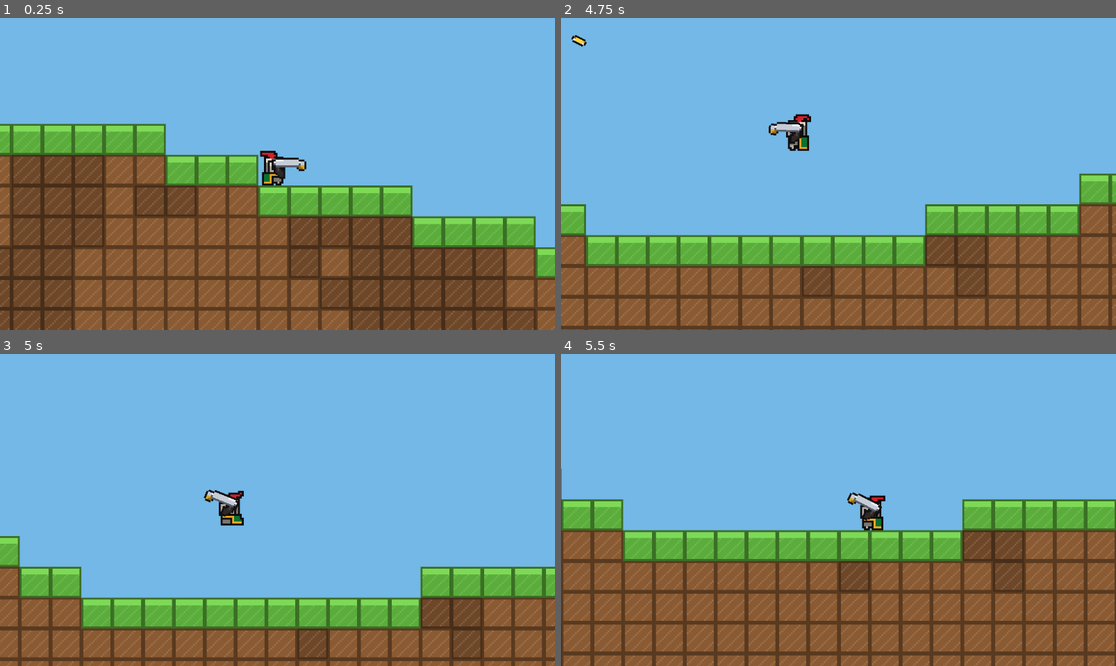
Above: before the commit, frames 1-4 (two rows, left to right).
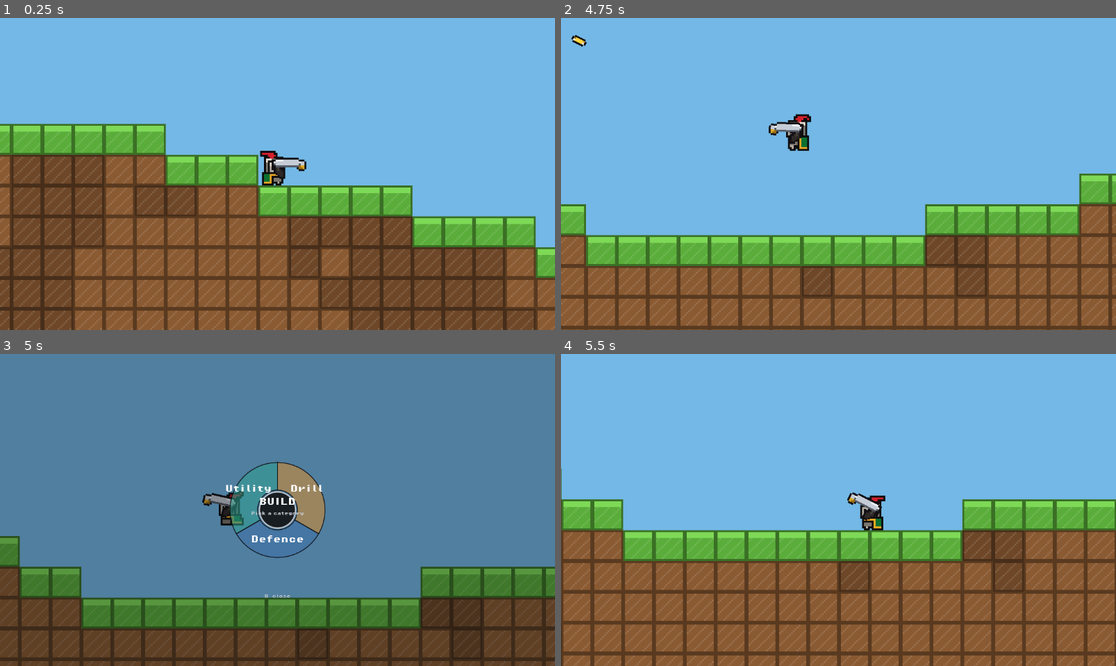
Above: after the commit, the same moments.

Repository: idylpicklei/Mikes-Well-Driller
Game: Godot game, scene res://Scenes/game.tscn
The game is run twice, just before and just after one commit, with the same random seed, the same clock (stepped at 60 frames per second) and the same inputs.
Inputs (mouse positions are in pixels of both pictures, inside the frame that each line leads up to):
- Up to frame 1 (0.25 s): no input
- Up to frame 2 (4.75 s): tap Enter (ui_accept) at 0.5, 0.77, 1.52, 3.02, 3.77, 4.52 s; move the mouse to (960, 158) at 0.52 s; hold Right (ui_right) 0.53-2.03 s; click (960, 158) at 0.6 s; move the mouse to (727, 189) at 1.27 s; click (727, 189) at 1.35 s; move the mouse to (894, 105) at 2.02 s; hold Left (ui_left) 2.03-2.78 s; click (894, 105) at 2.1 s; move the mouse to (810, 236) at 2.77 s; hold Right (ui_right) 2.78-4.28 s; click (810, 236) at 2.85 s; move the mouse to (1005, 220) at 3.52 s; click (1005, 220) at 3.6 s; tap Escape (ui_cancel) at 4.15 s; move the mouse to (672, 127) at 4.27 s; hold Left (ui_left) from 4.28 s (still down); click (672, 127) at 4.35 s
- Up to frame 3 (5 s): keep holding Left (ui_left); tap B (build_menu, bound only after the commit) at 4.9 s
- Up to frame 4 (5.5 s): move the mouse to (866, 510) at 5.02 s; release Left (ui_left) at 5.03 s; hold Right (ui_right) from 5.03 s (still down); click (866, 510) at 5.1 s

Frames 1-2 are identical in both runs. In frame 3, 99% of the frame differs, in the area x 0-100%, y 0-100%; in frame 4, nothing differs.

Commit message:
Add build menu

Diff:
--- /dev/null
+++ b/Scenes/build_menu.tscn
@@ -0,0 +1,16 @@
+[gd_scene load_steps=2 format=3 uid="uid://bbuildwheelmenu01"]
+
+[ext_resource type="Script" path="res://Scripts/build_menu.gd" id="1_menu"]
+
+[node name="BuildMenuLayer" type="CanvasLayer"]
+layer = 20
+
+[node name="BuildMenu" type="Control" parent="."]
+layout_mode = 3
+anchors_preset = 15
+anchor_right = 1.0
+anchor_bottom = 1.0
+grow_horizontal = 2
+grow_vertical = 2
+mouse_filter = 2
+script = ExtResource("1_menu")
--- a/Scenes/game.tscn
+++ b/Scenes/game.tscn
@@ -1,7 +1,8 @@
-[gd_scene load_steps=5 format=3 uid="uid://datr1s5cwlqma"]
+[gd_scene load_steps=6 format=3 uid="uid://datr1s5cwlqma"]
 
 [ext_resource type="PackedScene" uid="uid://chn4gyaisr31t" path="res://Scenes/player.tscn" id="1_7u14b"]
 [ext_resource type="Script" path="res://Scripts/terrain_generator.gd" id="2_terrain"]
+[ext_resource type="PackedScene" uid="uid://bbuildwheelmenu01" path="res://Scenes/build_menu.tscn" id="3_build"]
 [ext_resource type="Script" path="res://Scripts/killzone.gd" id="4_killzone"]
 
 [sub_resource type="RectangleShape2D" id="RectangleShape2D_killzone"]
@@ -27,3 +28,5 @@
 
 [node name="CollisionShape2D" type="CollisionShape2D" parent="Killzone"]
 shape = SubResource("RectangleShape2D_killzone")
+
+[node name="BuildMenuLayer" parent="." instance=ExtResource("3_build")]
--- /dev/null
+++ b/Scripts/build_catalog.gd
@@ -0,0 +1,34 @@
+class_name BuildCatalog
+extends RefCounted
+
+## Categories and items for the build wheel. Append here to add more later.
+static func default_categories() -> Array[Dictionary]:
+	return [
+		{
+			"id": &"drill",
+			"label": "Drill",
+			"color": Color("d98a2b"),
+			"items": [
+				{"id": &"basic_drill", "label": "Basic Drill"},
+				{"id": &"heavy_drill", "label": "Heavy Drill"},
+			],
+		},
+		{
+			"id": &"defence",
+			"label": "Defence",
+			"color": Color("3d6ea8"),
+			"items": [
+				{"id": &"wall", "label": "Wall"},
+				{"id": &"turret", "label": "Turret"},
+			],
+		},
+		{
+			"id": &"utility",
+			"label": "Utility",
+			"color": Color("2f9e8f"),
+			"items": [
+				{"id": &"platform", "label": "Platform"},
+				{"id": &"light", "label": "Light"},
+			],
+		},
+	]
--- /dev/null
+++ b/Scripts/build_menu.gd
@@ -0,0 +1,284 @@
+class_name BuildMenu
+extends Control
+
+signal category_chosen(category_id: StringName)
+signal item_chosen(category_id: StringName, item_id: StringName)
+
+static var is_open := false
+
+const HUB_RADIUS := 56.0
+const CATEGORY_INNER := 62.0
+const CATEGORY_OUTER := 148.0
+const ITEM_INNER := 156.0
+const ITEM_OUTER := 222.0
+const SLICE_STEPS := 18
+const FONT_PATH := "res://Assets/fonts/PixelOperator8-Bold.ttf"
+
+var categories: Array[Dictionary] = []
+var selected_category: StringName = &""
+var selected_item: StringName = &""
+
+var _font: Font
+var _hovered_category := -1
+var _hovered_item := -1
+var _open_t := 0.0
+
+
+func _ready() -> void:
+	set_anchors_preset(Control.PRESET_FULL_RECT)
+	mouse_filter = Control.MOUSE_FILTER_IGNORE
+	_font = load(FONT_PATH)
+	if categories.is_empty():
+		categories = BuildCatalog.default_categories()
+	set_process(true)
+
+
+func add_category(id: StringName, label: String, color: Color, items: Array = []) -> void:
+	categories.append({
+		"id": id,
+		"label": label,
+		"color": color,
+		"items": items,
+	})
+	queue_redraw()
+
+
+func toggle() -> void:
+	_set_open(not is_open)
+
+
+func _set_open(open: bool) -> void:
+	BuildMenu.is_open = open
+	mouse_filter = Control.MOUSE_FILTER_STOP if open else Control.MOUSE_FILTER_IGNORE
+	if open:
+		_hovered_category = -1
+		_hovered_item = -1
+	queue_redraw()
+
+
+func _input(event: InputEvent) -> void:
+	if event.is_action_pressed("build_menu") and not event.is_echo():
+		toggle()
+		get_viewport().set_input_as_handled()
+		return
+	if not is_open:
+		return
+	if event.is_action_pressed("ui_cancel"):
+		_set_open(false)
+		get_viewport().set_input_as_handled()
+
+
+func _gui_input(event: InputEvent) -> void:
+	if not is_open:
+		return
+	if event is InputEventMouseButton and event.pressed and event.button_index == MOUSE_BUTTON_LEFT:
+		_on_click()
+		accept_event()
+
+
+func _process(delta: float) -> void:
+	var target := 1.0 if is_open else 0.0
+	var next := move_toward(_open_t, target, delta * 8.0)
+	if not is_equal_approx(next, _open_t):
+		_open_t = next
+		queue_redraw()
+	if is_open:
+		_update_hover()
+
+
+func _update_hover() -> void:
+	var old_cat := _hovered_category
+	var old_item := _hovered_item
+	_hovered_category = -1
+	_hovered_item = -1
+
+	var local := get_local_mouse_position() - _center()
+	var dist := local.length()
+	var n := categories.size()
+	if n == 0:
+		return
+
+	var slice := _slice_index(local.angle(), n)
+	if dist >= CATEGORY_INNER * _open_t and dist <= ITEM_OUTER * _open_t:
+		_hovered_category = slice
+		var items: Array = _items_of(categories[slice])
+		if dist >= ITEM_INNER * _open_t and not items.is_empty():
+			_hovered_item = _item_index(local.angle(), slice, items.size())
+
+	if _hovered_category != old_cat or _hovered_item != old_item:
+		queue_redraw()
+
+
+func _on_click() -> void:
+	if _hovered_item >= 0 and _hovered_category >= 0:
+		var category: Dictionary = categories[_hovered_category]
+		var items: Array = _items_of(category)
+		if _hovered_item < items.size():
+			selected_category = _id_of(category)
+			selected_item = _id_of(items[_hovered_item])
+			category_chosen.emit(selected_category)
+			item_chosen.emit(selected_category, selected_item)
+			_set_open(false)
+			return
+	if _hovered_category >= 0:
+		selected_category = _id_of(categories[_hovered_category])
+		category_chosen.emit(selected_category)
+		queue_redraw()
+		return
+	_set_open(false)
+
+
+func _draw() -> void:
+	if _open_t <= 0.01:
+		return
+
+	var center := _center()
+	var n := categories.size()
+	if n == 0:
+		return
+
+	var dim := Color(0.02, 0.03, 0.04, 0.48 * _open_t)
+	draw_rect(Rect2(Vector2.ZERO, size), dim)
+
+	var scale_t := _open_t
+	for i in n:
+		var start := _slice_start(i, n)
+		var stop := _slice_start(i + 1, n)
+		var color: Color = _color_of(categories[i])
+		var hovered: bool = i == _hovered_category
+		var chosen: bool = _id_of(categories[i]) == selected_category
+		var fill := color
+		fill.a = 0.82 if hovered else 0.55
+		if chosen:
+			fill = fill.lightened(0.12)
+		_draw_ring_slice(center, CATEGORY_INNER * scale_t, CATEGORY_OUTER * scale_t, start, stop, fill)
+
+		var show_items: bool = hovered or (_hovered_category < 0 and chosen)
+		var items: Array = _items_of(categories[i])
+		if show_items:
+			_draw_items(center, i, n, items, scale_t)
+
+		var mid := (start + stop) * 0.5
+		var label_pos := center + Vector2(cos(mid), sin(mid)) * ((CATEGORY_INNER + CATEGORY_OUTER) * 0.5 * scale_t)
+		_draw_label(label_pos, _label_of(categories[i]), 16, Color.WHITE)
+
+	draw_circle(center, HUB_RADIUS * scale_t, Color(0.08, 0.09, 0.1, 0.94))
+	draw_arc(center, HUB_RADIUS * scale_t, 0.0, TAU, 48, Color(0.9, 0.9, 0.92, 0.85), 2.0, true)
+
+	var hub_title := "BUILD"
+	var hub_sub := "Pick a category"
+	if _hovered_item >= 0 and _hovered_category >= 0:
+		var items: Array = _items_of(categories[_hovered_category])
+		if _hovered_item < items.size():
+			hub_title = _label_of(items[_hovered_item])
+			hub_sub = _label_of(categories[_hovered_category])
+	elif _hovered_category >= 0:
+		hub_title = _label_of(categories[_hovered_category])
+		hub_sub = "Choose an item"
+	elif selected_category != &"":
+		hub_title = _label_for(selected_category)
+		hub_sub = "Selected"
+
+	_draw_label(center + Vector2(0, -8), hub_title, 16, Color.WHITE)
+	_draw_label(center + Vector2(0, 12), hub_sub, 8, Color(0.8, 0.82, 0.85))
+	_draw_label(Vector2(size.x * 0.5, size.y * 0.5 + ITEM_OUTER * scale_t + 36.0), "B  close", 8, Color(0.75, 0.78, 0.8, 0.9))
+
+
+func _draw_items(center: Vector2, category_index: int, category_count: int, items: Array, scale_t: float) -> void:
+	if items.is_empty():
+		return
+	var cat_start := _slice_start(category_index, category_count)
+	var cat_span := TAU / float(category_count)
+	var count := items.size()
+	var pad := 0.08
+	for i in count:
+		var start := cat_start + cat_span * (float(i) / count) + pad * cat_span
+		var stop := cat_start + cat_span * (float(i + 1) / count) - pad * cat_span
+		var hovered: bool = category_index == _hovered_category and i == _hovered_item
+		var fill := Color(0.12, 0.13, 0.15, 0.88)
+		if hovered:
+			fill = _color_of(categories[category_index])
+			fill.a = 0.9
+		_draw_ring_slice(center, ITEM_INNER * scale_t, ITEM_OUTER * scale_t, start, stop, fill)
+		var mid := (start + stop) * 0.5
+		var pos := center + Vector2(cos(mid), sin(mid)) * ((ITEM_INNER + ITEM_OUTER) * 0.5 * scale_t)
+		_draw_label(pos, _label_of(items[i]), 8, Color.WHITE)
+
+
+func _draw_ring_slice(center: Vector2, inner_r: float, outer_r: float, start: float, stop: float, color: Color) -> void:
+	if stop <= start:
+		return
+	var points := PackedVector2Array()
+	for i in SLICE_STEPS + 1:
+		var a := lerpf(start, stop, float(i) / SLICE_STEPS)
+		points.append(center + Vector2(cos(a), sin(a)) * outer_r)
+	for i in SLICE_STEPS + 1:
+		var a := lerpf(stop, start, float(i) / SLICE_STEPS)
+		points.append(center + Vector2(cos(a), sin(a)) * inner_r)
+	draw_colored_polygon(points, color)
+	points.append(points[0])
+	draw_polyline(points, Color(0.05, 0.05, 0.06, 0.9), 1.5, true)
+
+
+func _draw_label(pos: Vector2, text: String, font_size: int, color: Color) -> void:
+	if _font == null:
+		return
+	var text_size := _font.get_string_size(text, HORIZONTAL_ALIGNMENT_LEFT, -1, font_size)
+	draw_string(_font, pos - text_size * 0.5 + Vector2(0, text_size.y * 0.35), text, HORIZONTAL_ALIGNMENT_LEFT, -1, font_size, color)
+
+
+func _center() -> Vector2:
+	return size * 0.5
+
+
+func _slice_start(index: int, count: int) -> float:
+	return -PI * 0.5 + TAU * float(index) / float(count)
+
+
+func _slice_index(angle: float, count: int) -> int:
+	var turned := fposmod(angle + PI * 0.5, TAU)
+	return clampi(int(turned / (TAU / float(count))), 0, count - 1)
+
+
+func _item_index(angle: float, category_index: int, item_count: int) -> int:
+	if item_count <= 0:
+		return -1
+	var cat_start := _slice_start(category_index, categories.size())
+	var cat_span := TAU / float(categories.size())
+	var local := fposmod(angle - cat_start, TAU)
+	if local > cat_span:
+		local = 0.0
+	return clampi(int(local / cat_span * item_count), 0, item_count - 1)
+
+
+func _label_for(category_id: StringName) -> String:
+	for category in categories:
+		if _id_of(category) == category_id:
+			return _label_of(category)
+	return "BUILD"
+
+
+func _id_of(data: Variant) -> StringName:
+	if data is Dictionary:
+		return StringName(str((data as Dictionary).get("id", "")))
+	return &""
+
+
+func _label_of(data: Variant) -> String:
+	if data is Dictionary:
+		return str((data as Dictionary).get("label", ""))
+	return ""
+
+
+func _color_of(data: Dictionary) -> Color:
+	var value: Variant = data.get("color", Color.WHITE)
+	if value is Color:
+		return value as Color
+	return Color.WHITE
+
+
+func _items_of(data: Dictionary) -> Array:
+	var value: Variant = data.get("items", [])
+	if value is Array:
+		return value as Array
+	return []
--- a/Scripts/gun.gd
+++ b/Scripts/gun.gd
@@ -19,8 +19,11 @@
 
 func _physics_process(delta: float) -> void:
 	_cooldown = maxf(_cooldown - delta, 0.0)
+	_update_flash(delta)
+	if BuildMenu.is_open:
+		_update_shake(delta)
+		return
 	_aim(delta)
-	_update_flash(delta)
 	_update_shake(delta)
 
 	if Input.is_action_just_pressed("shoot") and _cooldown <= 0.0:
--- a/project.godot
+++ b/project.godot
@@ -27,6 +27,11 @@
 , Object(InputEventKey,"resource_local_to_scene":false,"resource_name":"","device":-1,"window_id":0,"alt_pressed":false …(183 unchanged characters)…
 ]
 }
+build_menu={
+"deadzone": 0.5,
+"events": [Object(InputEventKey,"resource_local_to_scene":false,"resource_name":"","device":-1,"window_id":0,"alt_pressed":false,"shift_pressed":false,"ctrl_pressed":false,"meta_pressed":false,"pressed":false,"keycode":0,"physical_keycode":66,"key_label":0,"unicode":98,"location":0,"echo":false,"script":null)
+]
+}
 
 [rendering]
 
Not shown, added: Scripts/build_catalog.gd.uid
Not shown, added: Scripts/build_menu.gd.uid
